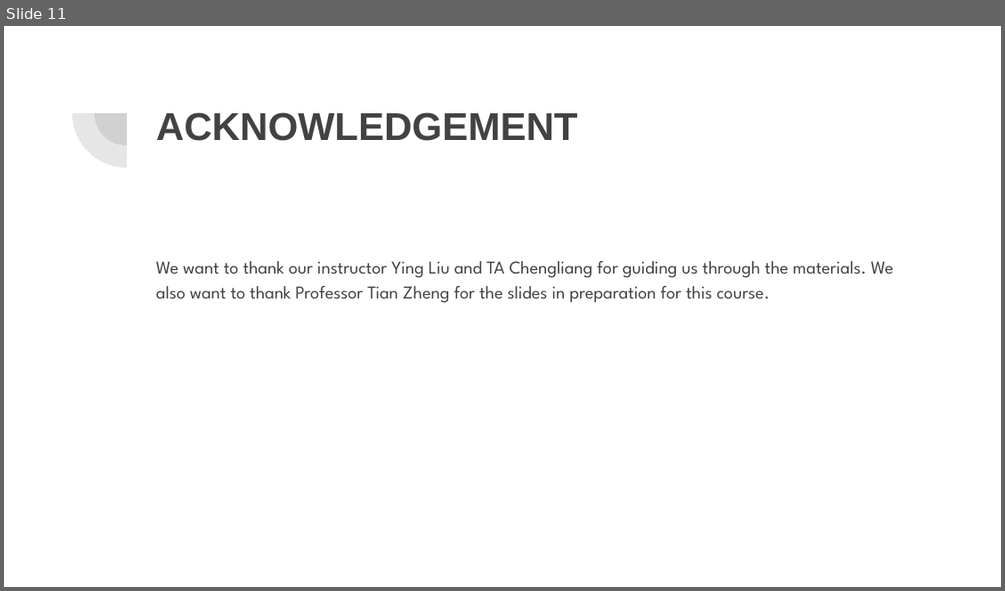
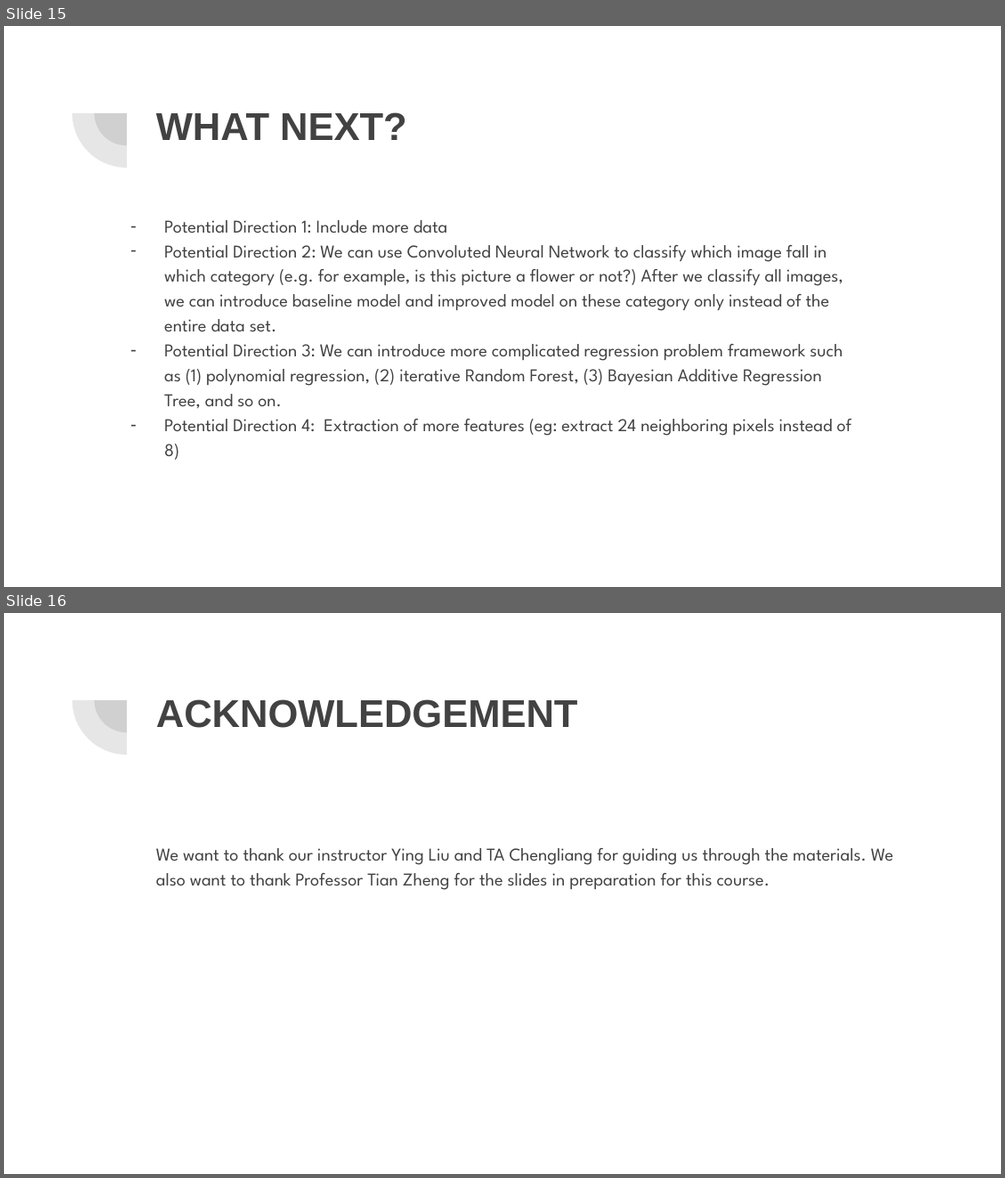
Before and after one commit to yiqiao-yin/Fall2018-Proj3-Sec1-grp4, a slide deck: doc/Presentation.pptx. Shown one above the other, each under a label of ours: slide 11 before the commit, slides 15 and 16 after it. The pictures are 1005x591 and 1005x1178 pixels, drawn with LibreOffice and Linux fonts; fonts in the diff are those of the drawing. Boxes give left, top, right and bottom in pixels: in the first picture for what was removed or moved away, otherwise in the second. Text is boxed around its words. In the diff, an @@ line names an element or a change of style, - is before the commit and + after.

```diff
--- a/doc/Presentation.pptx
+++ b/doc/Presentation.pptx
@@ slide 15 added at (x1=4, y1=26, x2=1001, y2=587), background #FFFFFF; not listed: 2 template elements that a slide beside it also shows @@
@@ title added at (x1=156, y1=112, x2=407, y2=140), 28 pt, text #424242, bold @@
+WHAT NEXT?
@@ text added at (x1=164, y1=220, x2=852, y2=459), 13 pt, text #424242 @@
+– Potential Direction 1: Include more data
+– Potential Direction 2: We can use Convoluted Neural Network to classify which image fall in which category (e.g. for example, is this picture a flower or not?) After we classify all images, we can introduce baseline model and improved model on these category only instead of the entire data set.
+– Potential Direction 3: We can introduce more complicated regression problem framework such as (1) polynomial regression, (2) iterative Random Forest, (3) Bayesian Additive Regression Tree, and so on.
+– Potential Direction 4: Extraction of more features (eg: extract 24 neighboring pixels instead of 8)
@@ what was slide 11 is now slide 16 @@
```
Also in this commit, not shown: 3 slides changed, 9 other slides added, 5 slides removed.
